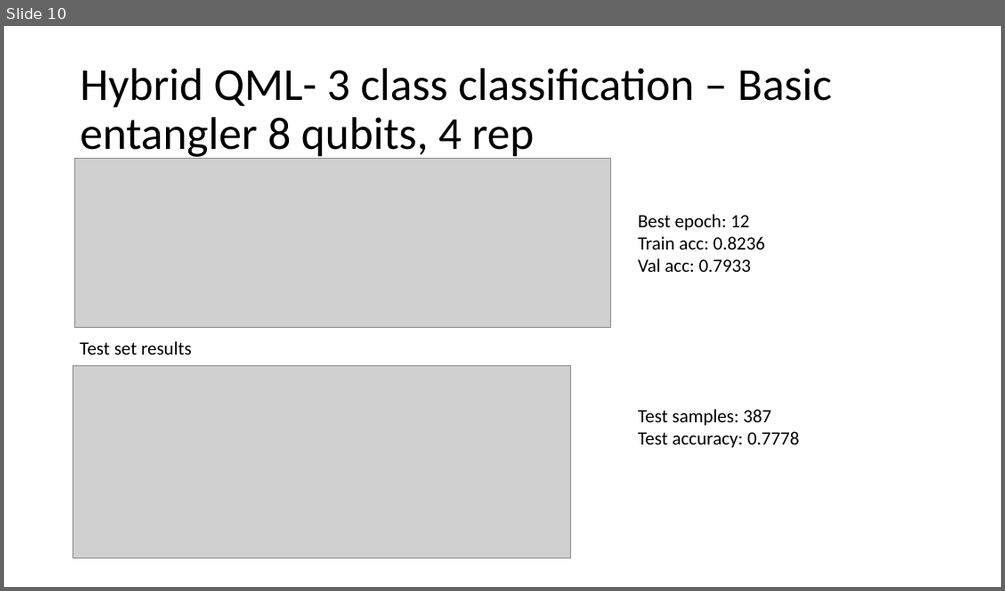
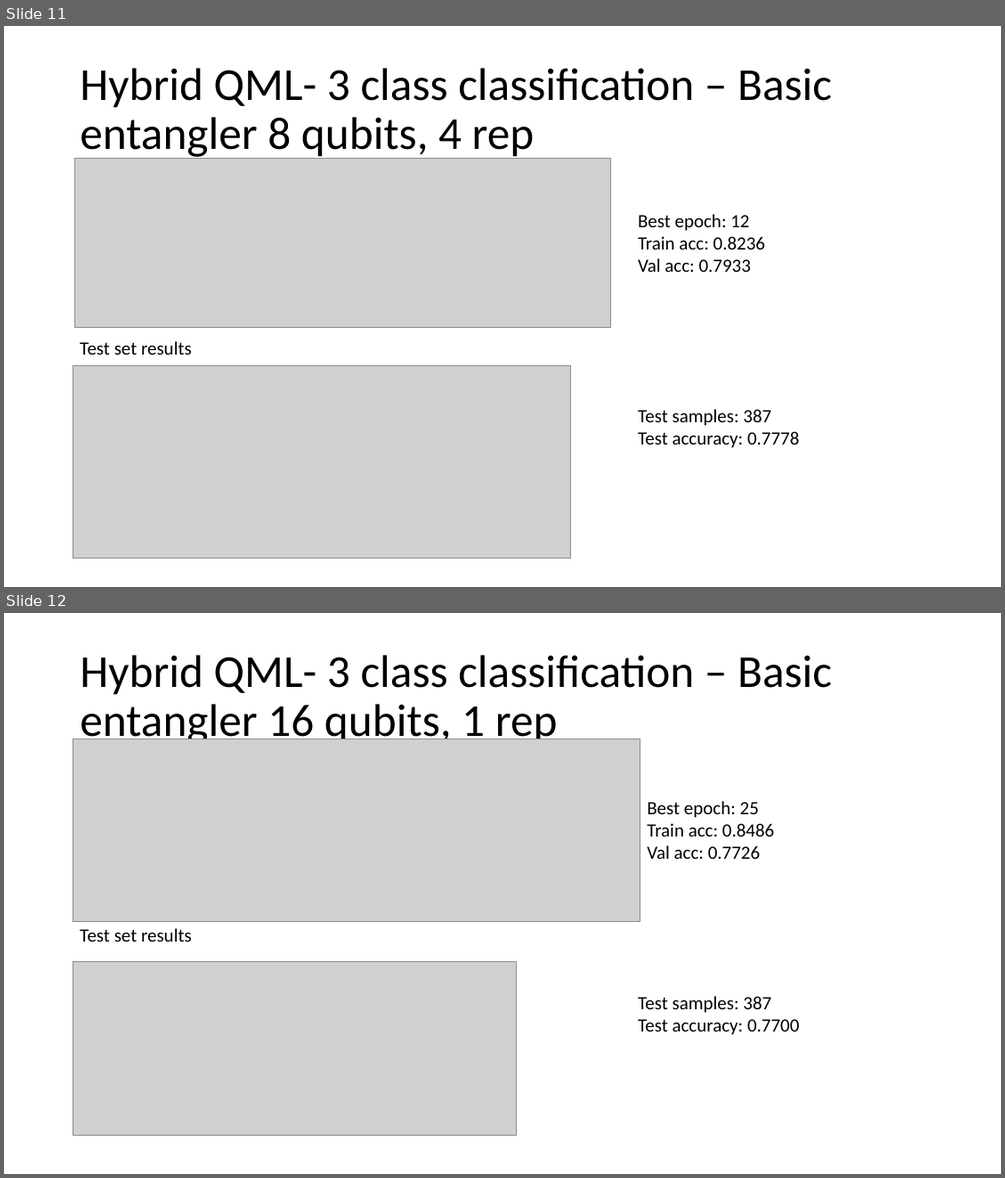
Before and after one commit to GB102/QLINK_drug_potency, a slide deck: Results_Presentation.pptx. Shown one above the other, each under a label of ours: slide 10 before the commit, slides 11 and 12 after it. The pictures are 1005x591 and 1005x1178 pixels, drawn with LibreOffice and Linux fonts; fonts in the diff are those of the drawing; grey boxes stand for pictures. Boxes give left, top, right and bottom in pixels: in the first picture for what was removed or moved away, otherwise in the second. Text is boxed around its words. In the diff, an @@ line names an element or a change of style, - is before the commit and + after.

Commit message:
PPT

```diff
--- a/Results_Presentation.pptx
+++ b/Results_Presentation.pptx
@@ slide 12 added at (4,613,1001,1174), background #FFFFFF @@
@@ title added at (80,655,832,747), 44 pt, text #000000 @@
+Hybrid QML- 3 class classification – Basic entangler 16 qubits, 1 rep
@@ picture added at (73,738,639,921) @@
@@ text added at (647,801,774,859), 18 pt, text #000000 @@
+Best epoch: 25
+Train acc: 0.8486
+Val acc: 0.7726
@@ text added at (80,928,192,941), 18 pt, text #000000 @@
+Test set results
@@ picture added at (73,962,517,1135) @@
@@ text added at (638,996,799,1035), 18 pt, text #000000 @@
+Test samples: 387 Test accuracy: 0.7700
@@ what was slide 10 is now slide 11 @@
```
Also in this commit, not shown: 4 other slides added.
